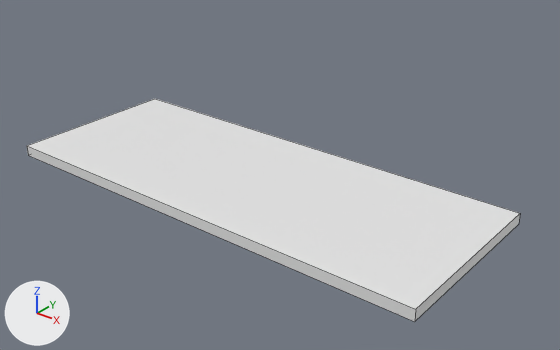
Before and after pictures for a commit that changed the Blender file blenderguru-couch/couch.blend.
Camera for both pictures: a 50 mm lens placed at (0.89, -2.58, 1.61), pointed at (-1.1, -0.1, 0.07). The lights are fixed; the arrows at lower left show +X, +Y and +Z. Mesh edges are drawn as thin lines.
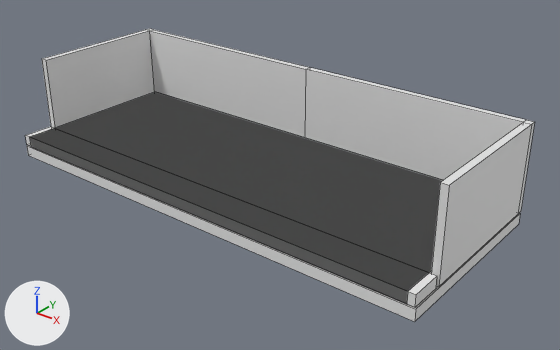
The change, as JSON lines over the scene's bpy script:
```json
{"op": "add", "block": "me_cube_005", "code": ["me_cube_005 = bpy.data.meshes.new('Cube.005')", "me_cube_005.from_pydata([(-1.0, -1.0, -1.0), (-1.0, -1.0, 1.0), (-1.0, 0.94, -1.0), (-1.0, 0.94, 1.0), (1.0, -1.0, -1.0), (1.0, -1.0, 1.0), (1.0, 0.94, -1.0), (1.0, 0.94, 1.0), (-1.0, -0.66, -1.0), (-1.0, -0.66, 1.0), (1.0, -0.66, -1.0), (1.0, -0.66, 1.0), (1.03, -0.66, 1.0), (1.03, -1.0, 1.0), (1.03, -1.0, -1.0), (1.03, -0.66, -1.0)], [], [(8, 9, 3, 2), (2, 3, 7, 6), (11, 5, 13, 12), (4, 5, 1, 0), (8, 10, 4, 0), (11, 9, 1, 5), (7, 3, 9, 11), (2, 6, 10, 8), (6, 7, 11, 10), (0, 1, 9, 8), (15, 12, 13, 14), (5, 4, 14, 13), (10, 11, 12, 15), (4, 10, 15, 14)])"]}
{"op": "add", "block": "me_cube_004", "code": ["me_cube_004 = bpy.data.meshes.new('Cube.004')", "me_cube_004.from_pydata([(-1.0, -0.6, -12.2), (-1.0, -0.6, 3.3), (-1.0, 0.9, -12.2), (-1.0, 0.9, 3.3), (1.0, -0.6, -12.2), (1.0, -0.6, 3.3), (1.0, 0.9, -12.2), (1.0, 0.9, 3.3), (-1.0, 1.0, -12.2), (-1.0, 1.0, 3.3), (1.0, 1.0, -12.2), (1.0, 1.0, 3.3), (-64.5, 0.9, -12.2), (-64.5, 0.9, 3.3), (-64.5, 1.0, -12.2), (-64.5, 1.0, 3.3)], [], [(0, 1, 3, 2), (6, 2, 8, 10), (6, 7, 5, 4), (4, 5, 1, 0), (2, 6, 4, 0), (7, 3, 1, 5), (8, 9, 11, 10), (3, 7, 11, 9), (8, 2, 12, 14), (7, 6, 10, 11), (2, 3, 13, 12), (9, 8, 14, 15), (3, 9, 15, 13)])"]}
{"op": "add", "block": "ob_base_top", "code": ["ob_base_top = bpy.data.objects.new('Base Top', me_cube_005)", "ob_base_top.location = (-1.248, -0.127, 0.058)", "ob_base_top.scale = (1.08, 0.44, -0.0263)", "_m = ob_base_top.modifiers.new('Mirror', 'MIRROR')", "_m.mirror_object = ob_cube"]}
{"op": "add", "block": "ob_back", "code": ["ob_back = bpy.data.objects.new('Back', me_cube_004)", "ob_back.location = (-0.143, -0.127, 0.123)", "ob_back.scale = (0.0171, 0.44, -0.0263)", "_m = ob_back.modifiers.new('Mirror', 'MIRROR')", "_m.use_clip = True", "_m.mirror_object = ob_cube"]}
```

Location of each change, [x1, y1, x2, y2] in pixels of the pictures (560 x 350 px):
```json
{"object": "Base Top", "change": "added", "after": [26, 92, 443, 307]}
{"object": "Back", "change": "added", "after": [42, 29, 535, 287]}
{"object": "Cube", "change": "unchanged, covered by the edit", "before": [27, 99, 520, 322], "after": [27, 145, 520, 322]}
```
